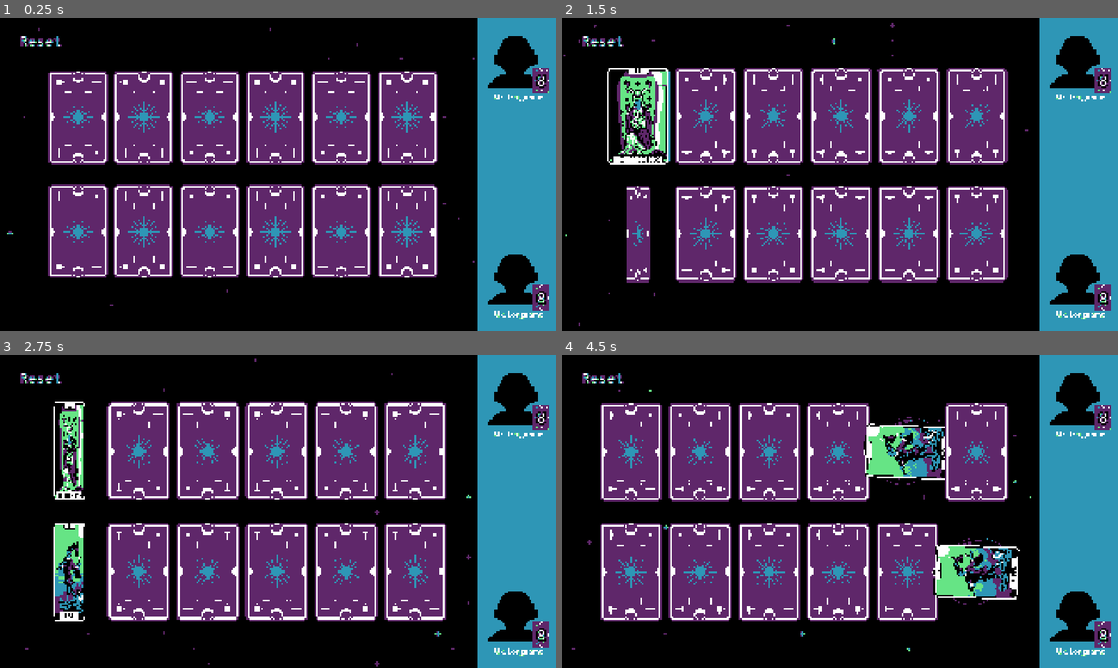
Above: before the commit, frames 1-4 (two rows, left to right).
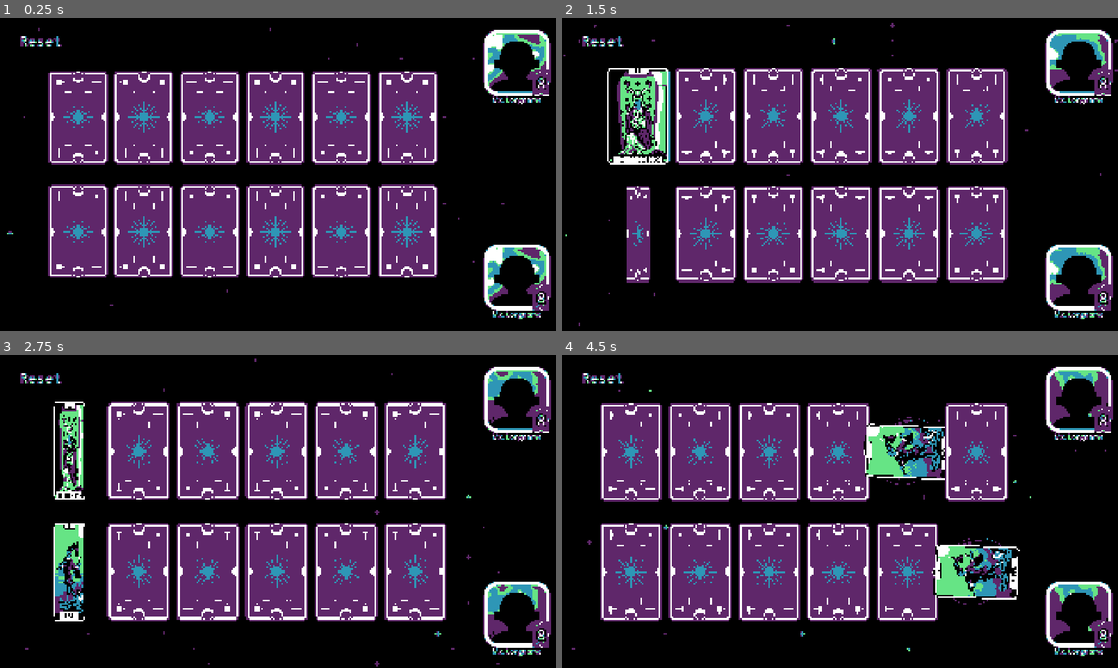
Above: after the commit, the same moments.

Repository: Raisinaut/summer-slow-jam-2026
Game: Godot game, scene res://gameplay/levels/level.tscn
Two runs of this game, one before a commit and one after it. Both use one fixed random seed, a clock stepped at 60 frames per second and the inputs below.
Inputs (mouse positions are in pixels of both pictures, inside the frame that each line leads up to):
- Up to frame 1 (0.25 s): no input
- Up to frame 2 (1.5 s): click (639, 118) at 0.52 s; click (645, 233) at 1.27 s
- Up to frame 3 (2.75 s): move the mouse to (400, 495) at 2.02 s
- Up to frame 4 (4.5 s): move the mouse to (728, 527) at 2.77 s; move the mouse to (895, 442) at 3.52 s; move the mouse to (812, 574) at 4.27 s

The runs differ from the first frame. In frame 1, 12% of the frame differs, in the area x 85-100%, y 0-100%; in frame 2, 12%; in frame 3, 12%; in frame 4, 12%.

Commit message:
Started work on portrait visuals

Diff:
--- a/automatic_card_swap_idea/godot/gameplay/interface/components/player_info.tscn
+++ b/automatic_card_swap_idea/godot/gameplay/interface/components/player_info.tscn
@@ -2,11 +2,49 @@
 
 [ext_resource type="Script" uid="uid://cmj5d2pumvmbs" path="res://gameplay/interface/components/scripts/player_info.gd" id="1_2t1gg"]
 [ext_resource type="Texture2D" uid="uid://1s87du572syk" path="res://assets/textures/portraits/placeholder.png" id="1_p3s06"]
+[ext_resource type="Shader" uid="uid://br2vxdpex88xf" path="res://shaders/noise_border.gdshader" id="2_bmcfc"]
 [ext_resource type="Texture2D" uid="uid://7xbw03vhxpkd" path="res://assets/textures/tarot/front/tarot_back.png" id="2_y7p88"]
 
 [sub_resource type="StyleBoxEmpty" id="StyleBoxEmpty_bjb5o"]
 
 [sub_resource type="StyleBoxEmpty" id="StyleBoxEmpty_37yhw"]
+
+[sub_resource type="FastNoiseLite" id="FastNoiseLite_6nm0o"]
+
+[sub_resource type="NoiseTexture2D" id="NoiseTexture2D_bmcfc"]
+width = 100
+height = 100
+noise = SubResource("FastNoiseLite_6nm0o")
+
+[sub_resource type="NoiseTexture2D" id="NoiseTexture2D_6nm0o"]
+width = 100
+height = 100
+noise = SubResource("FastNoiseLite_6nm0o")
+
+[sub_resource type="ShaderMaterial" id="ShaderMaterial_bvnae"]
+shader = ExtResource("2_bmcfc")
+shader_parameter/spin_speed = 0.3
+shader_parameter/noise1 = SubResource("NoiseTexture2D_bmcfc")
+shader_parameter/noise2 = SubResource("NoiseTexture2D_6nm0o")
+
+[sub_resource type="FastNoiseLite" id="FastNoiseLite_37yhw"]
+
+[sub_resource type="NoiseTexture2D" id="NoiseTexture2D_bvnae"]
+width = 256
+height = 256
+noise = SubResource("FastNoiseLite_37yhw")
+seamless = true
+
+[sub_resource type="StyleBoxFlat" id="StyleBoxFlat_bvnae"]
+bg_color = Color(0.6, 0.6, 0.6, 0)
+border_width_left = 15
+border_width_top = 15
+border_width_right = 15
+border_width_bottom = 15
+corner_radius_top_left = 50
+corner_radius_top_right = 50
+corner_radius_bottom_right = 50
+corner_radius_bottom_left = 50
 
 [sub_resource type="StyleBoxEmpty" id="StyleBoxEmpty_ynhvx"]
 
@@ -32,10 +70,21 @@
 
 [node name="MarginContainer" type="MarginContainer" parent="VBoxContainer/PanelContainer" unique_id=915873266]
 layout_mode = 2
-theme_override_constants/margin_right = 20
-theme_override_constants/margin_bottom = 20
 
-[node name="Portrait" type="TextureRect" parent="VBoxContainer/PanelContainer/MarginContainer" unique_id=278425359]
+[node name="MarginContainer" type="MarginContainer" parent="VBoxContainer/PanelContainer/MarginContainer" unique_id=993362657]
+layout_mode = 2
+theme_override_constants/margin_left = 15
+theme_override_constants/margin_top = 15
+theme_override_constants/margin_right = 15
+theme_override_constants/margin_bottom = 15
+
+[node name="PortraitBack" type="TextureRect" parent="VBoxContainer/PanelContainer/MarginContainer/MarginContainer" unique_id=1700046648]
+material = SubResource("ShaderMaterial_bvnae")
+layout_mode = 2
+texture = SubResource("NoiseTexture2D_bvnae")
+expand_mode = 1
+
+[node name="Portrait" type="TextureRect" parent="VBoxContainer/PanelContainer/MarginContainer/MarginContainer" unique_id=278425359]
 unique_name_in_owner = true
 texture_filter = 1
 custom_minimum_size = Vector2(200, 200)
@@ -43,6 +92,10 @@
 texture = ExtResource("1_p3s06")
 expand_mode = 1
 stretch_mode = 5
+
+[node name="Frame" type="Panel" parent="VBoxContainer/PanelContainer/MarginContainer" unique_id=1203455745]
+layout_mode = 2
+theme_override_styles/panel = SubResource("StyleBoxFlat_bvnae")
 
 [node name="PanelContainer" type="PanelContainer" parent="VBoxContainer/PanelContainer" unique_id=744230521]
 custom_minimum_size = Vector2(60, 90)
--- a/automatic_card_swap_idea/godot/gameplay/interface/interface.tscn
+++ b/automatic_card_swap_idea/godot/gameplay/interface/interface.tscn
@@ -3,7 +3,7 @@
 [ext_resource type="Script" uid="uid://crs6v4ioj7roi" path="res://gameplay/interface/interface.gd" id="1_pd7gn"]
 [ext_resource type="PackedScene" uid="uid://bsy60aj35m02t" path="res://gameplay/interface/components/player_info.tscn" id="2_ynhvx"]
 
-[sub_resource type="StyleBoxFlat" id="StyleBoxFlat_ynhvx"]
+[sub_resource type="StyleBoxEmpty" id="StyleBoxEmpty_ynhvx"]
 
 [node name="Interface" type="Control" unique_id=1003739285]
 layout_mode = 3
@@ -28,6 +28,7 @@
 [node name="HBoxContainer" type="HBoxContainer" parent="MarginContainer" unique_id=1773350136]
 layout_mode = 2
 mouse_filter = 2
+theme_override_constants/separation = 0
 
 [node name="FieldArea" type="Control" parent="MarginContainer/HBoxContainer" unique_id=881638261]
 unique_name_in_owner = true
@@ -40,7 +41,7 @@
 size_flags_horizontal = 8
 size_flags_vertical = 3
 mouse_filter = 2
-theme_override_styles/panel = SubResource("StyleBoxFlat_ynhvx")
+theme_override_styles/panel = SubResource("StyleBoxEmpty_ynhvx")
 
 [node name="MarginContainer" type="MarginContainer" parent="MarginContainer/HBoxContainer/InfoPanel" unique_id=656782299]
 layout_mode = 2
--- /dev/null
+++ b/automatic_card_swap_idea/godot/shaders/noise_border.gdshader
@@ -0,0 +1,38 @@
+shader_type canvas_item;
+
+uniform float spin_speed = 0.0;
+uniform sampler2D noise1;
+uniform sampler2D noise2;
+
+vec2 scale(vec2 uv, vec2 center, vec2 amount) {
+    uv -= center;
+    uv *= amount;
+    uv += center;
+    return uv;
+}
+
+vec2 rotate(vec2 uv, vec2 center, float angle){
+    uv -= center;
+
+    float s = sin(angle);
+    float c = cos(angle);
+
+    uv = vec2(
+        uv.x * c - uv.y * s,
+        uv.x * s + uv.y * c
+    );
+
+    uv += center;
+    return uv;
+}
+
+void fragment() {
+	float spin_amount = TIME * spin_speed;
+	vec2 zoom_uv = scale(UV, vec2(0.5), vec2(0.5, 0.5));
+	vec2 spin_uv1 = rotate(zoom_uv, vec2(0.5), spin_amount);
+	vec2 spin_uv2 = rotate(zoom_uv, vec2(0.5), -spin_amount);
+	float texture_color1 = texture(noise1, spin_uv1).r;
+	float texture_color2 = texture(noise2, spin_uv2).r;
+	float energy = texture_color1 * texture_color2;
+	COLOR = vec4(energy, energy, energy, 1.0);
+}
--- /dev/null
+++ b/automatic_card_swap_idea/godot/shaders/texture_scroll.gdshader
@@ -0,0 +1,9 @@
+shader_type canvas_item;
+
+uniform vec2 motion = vec2(0.0);
+uniform float scale = 1.0;
+uniform vec2 offset = vec2(0.0);
+
+void vertex(){
+	UV = (VERTEX + offset + TIME * motion) * TEXTURE_PIXEL_SIZE * (1.0/scale);
+}
Not shown, added: automatic_card_swap_idea/godot/shaders/noise_border.gdshader.uid
Not shown, added: automatic_card_swap_idea/godot/shaders/texture_scroll.gdshader.uid
